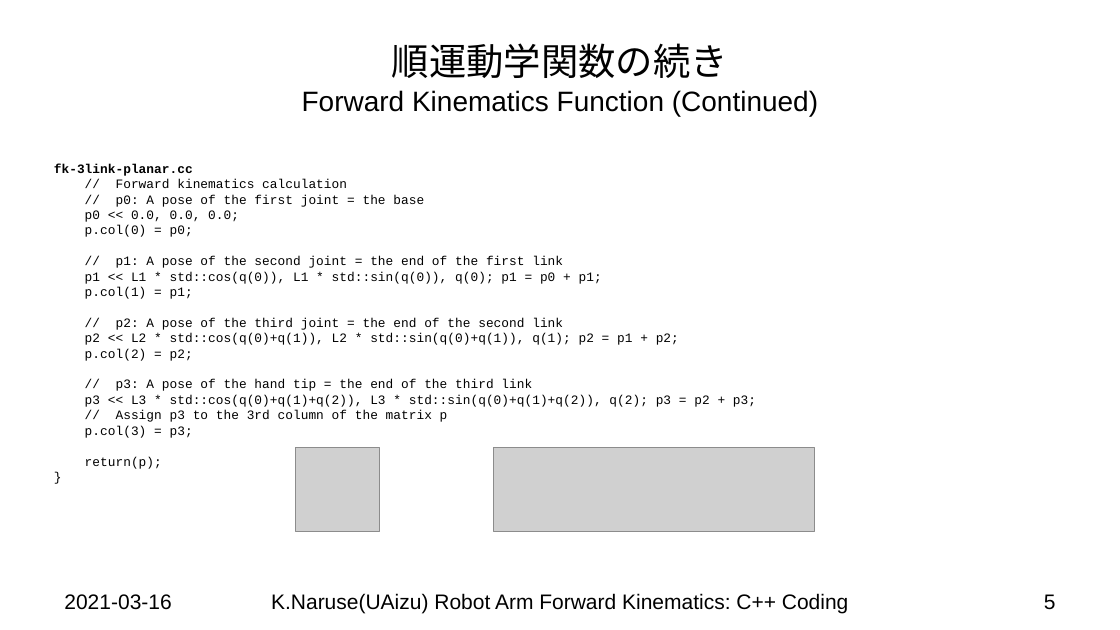
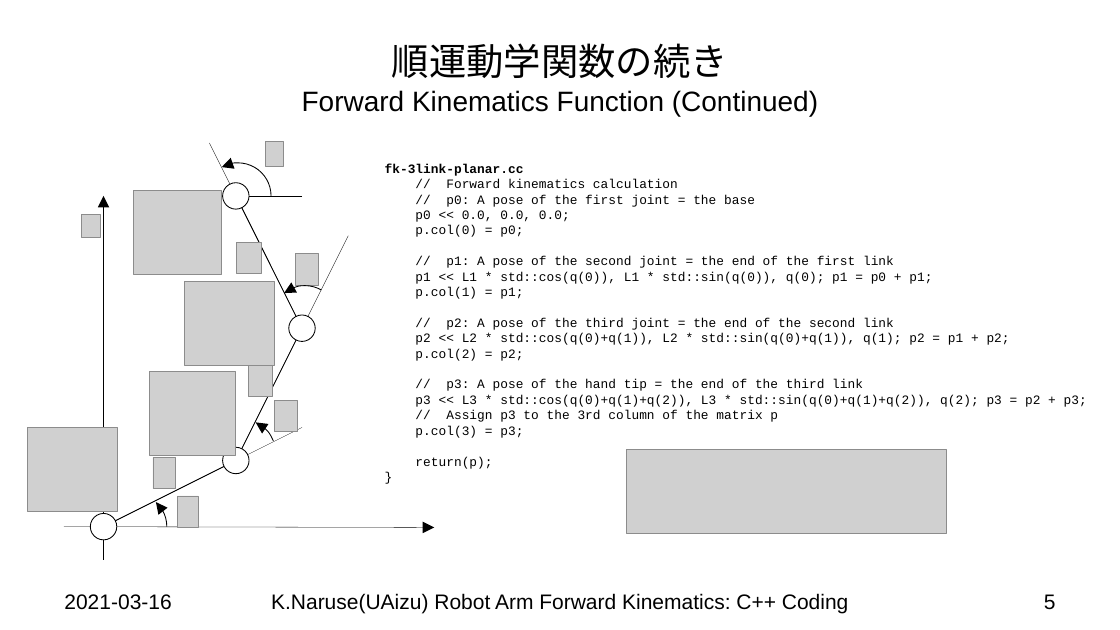
Before and after one commit to keitaronaruse/Naruse-robotics-tutorial, a slide deck: slide 5 of doc/slides/Robot-Arm-Forward-Kinematics-CPP-Code.pptx. Drawn at 1120x630 pixels with LibreOffice and Linux fonts; fonts in the diff are those of the drawing; grey boxes stand for pictures; background and template pictures are left out. Boxes give left, top, right and bottom in pixels: in the first picture for what was removed or moved away, otherwise in the second. Text is boxed around its words. In the diff, an @@ line names an element or a change of style, - is before the commit and + after.

```diff
--- a/doc/slides/Robot-Arm-Forward-Kinematics-CPP-Code.pptx
+++ b/doc/slides/Robot-Arm-Forward-Kinematics-CPP-Code.pptx
@@ line added from (302, 329) to (209, 143), #000000 0.25 pt @@
@@ picture added at [266, 142, 284, 166] @@
@@ arc (boxed as its full ellipse) added at [205, 163, 271, 229], outline #000000 0.75 pt @@
@@ text "fk-3link-planar.cc": place and size @@
-text "fk-3link-planar.cc" at [54, 164, 756, 469]
+text "fk-3link-planar.cc" at [385, 164, 1087, 469]
@@ arrow added from (103, 560) to (103, 196), #000000 0.25 pt @@
@@ picture added at [134, 191, 221, 275] @@
@@ line added from (302, 196) to (170, 196), #000000 0.25 pt @@
@@ ellipse added at [223, 183, 249, 209], fill #FFFFFF, outline #000000 0.75 pt @@
@@ line added from (302, 329) to (236, 196), #000000 0.75 pt @@
@@ picture added at [82, 215, 101, 238] @@
@@ line added from (236, 460) to (349, 235), #000000 0.25 pt @@
@@ picture added at [237, 243, 261, 275] @@
@@ picture added at [296, 254, 318, 286] @@
@@ picture added at [185, 281, 274, 365] @@
@@ arc (boxed as its full ellipse) added at [272, 286, 339, 352], outline #000000 0.75 pt @@
@@ line added from (236, 460) to (302, 329), #000000 0.75 pt @@
@@ ellipse added at [289, 315, 315, 341], fill #FFFFFF, outline #000000 0.75 pt @@
@@ picture added at [150, 371, 235, 455] @@
@@ picture added at [248, 365, 272, 397] @@
@@ picture added at [275, 400, 297, 432] @@
@@ picture added at [28, 428, 117, 512] @@
@@ line added from (103, 527) to (302, 428), #000000 0.25 pt @@
@@ arc (boxed as its full ellipse) added at [209, 420, 276, 486], outline #000000 0.75 pt @@
@@ ellipse added at [223, 447, 249, 473], fill #FFFFFF, outline #000000 0.75 pt @@
@@ picture removed at [296, 447, 380, 531] @@
@@ line added from (103, 527) to (236, 460), #000000 0.75 pt @@
@@ picture added at [153, 457, 176, 489] @@
@@ picture: place and size @@
-picture at [494, 447, 814, 531]
+picture at [626, 450, 946, 534]
@@ arc (boxed as its full ellipse) added at [101, 494, 167, 560], outline #000000 0.75 pt @@
@@ picture added at [177, 496, 198, 528] @@
@@ arrow added from (64, 527) to (434, 528), #000000 0.25 pt @@
@@ ellipse added at [91, 513, 117, 539], fill #FFFFFF, outline #000000 0.75 pt @@
```
Also in this commit, not shown: 2 other slides changed, 8 other files.
